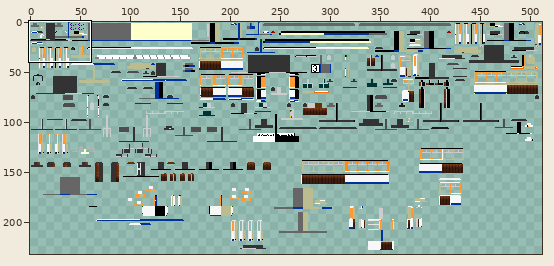
File history of a sprite sheet, src/main/resources/assets/tc/textures/trains/Duewag_GT6ER_White.png. The picture above shows the old version from afar; the outline marks the close-up.
Close-up. Earlier state:
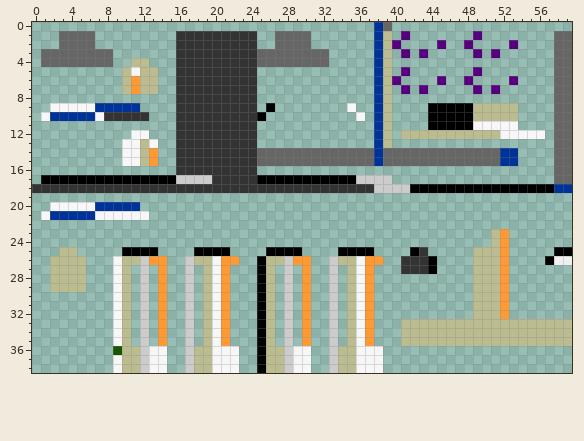
The file is 512x256 pixels. Colours within 5 levels of each other are drawn and written as one. Shown: x 0..59, y 0..38. The wide view leaves out empty margins. The commit also changed other parts of the picture, which this record leaves out.
Now the later version:
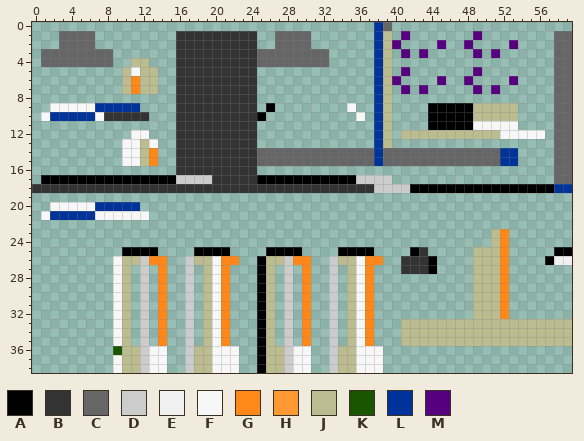
Palette (. is transparent): A #000000  B #333333  C #666666  D #cccccc  E #f0f0f0  F #f7f7f7  G #ff8819  H #ff9933  J #bcbc91  K #1a5600  L #003399  M #57007f
The edit:
y 6..7: x 11 H -> G
y 14..15: x 13 H -> G
y 23..24: x 52 H -> G
y 25: x 3..4 JJ -> ..; x 52 H -> G
y 26: x 2..5 JJJJ -> ....; x 13..14 HH -> GG; x 21..22 HH -> GG; x 29..30 HH -> GG; x 37..38 HH -> GG; x 52 H -> G
y 27..29: x 2..5 JJJJ -> ....; x 14 H -> G; x 21 H -> G; x 30 H -> G; x 37 H -> G; x 52 H -> G
y 30..32: x 14 H -> G; x 21 H -> G; x 30 H -> G; x 37 H -> G; x 52 H -> G
y 33..35: x 14 H -> G; x 21 H -> G; x 30 H -> G; x 37 H -> G
